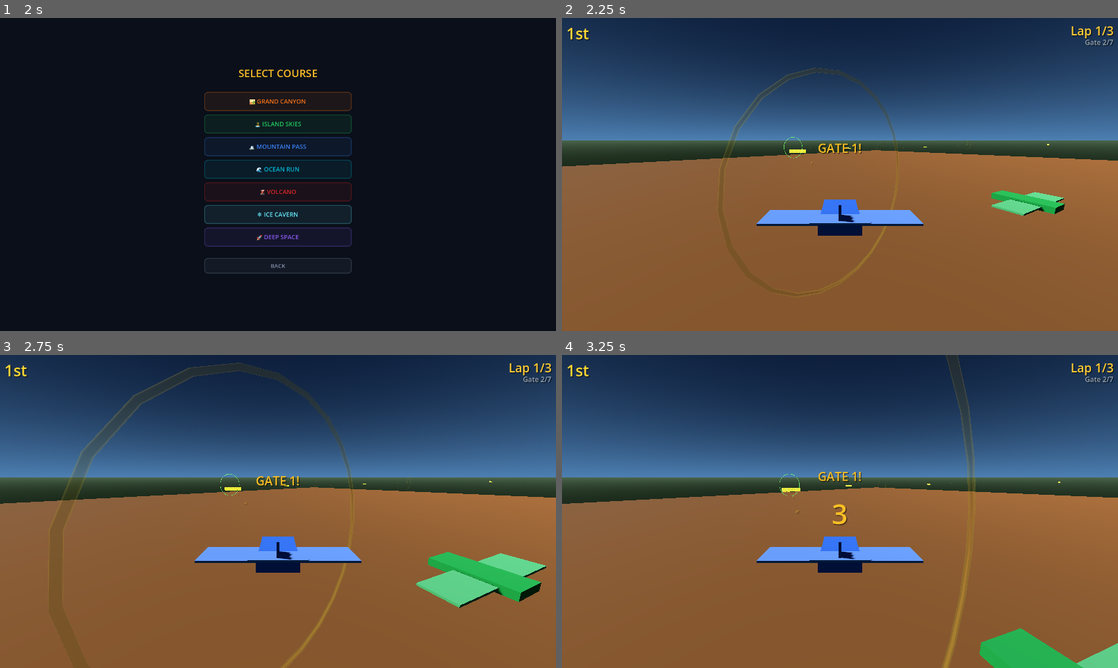
Above: before the commit, frames 1-4 (two rows, left to right).
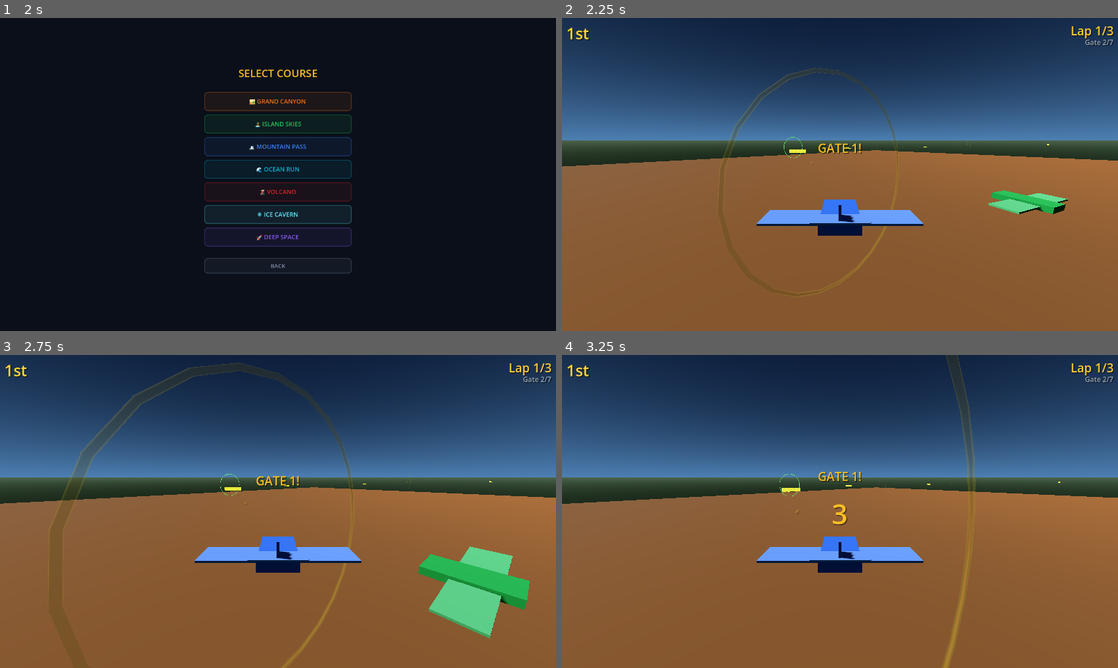
Above: after the commit, the same moments.

Repository: withdoron/ephraim-games
Game: Godot game, scene res://node_3d.tscn
Two runs of this game, one before a commit and one after it. Both use one fixed random seed, a clock stepped at 60 frames per second and the inputs below.
Inputs (mouse positions are in pixels of both pictures, inside the frame that each line leads up to):
- Up to frame 1 (2 s): click "RACE" at 0.5 s; click "1 PLAYER" at 1.25 s
- Up to frame 2 (2.25 s): click "🏜️ GRAND CANYON" at 2 s
- Up to frame 3 (2.75 s): no input
- Up to frame 4 (3.25 s): tap Enter at 2.75 s; move the mouse to (962, 495) at 2.77 s; hold Right (ui_right) from 2.78 s (still down); tap P at 2.85 s; click (962, 495) at 2.92 s; tap Space at 3.02 s

Frame 1 is identical in both runs. In frame 2, 0.1% of the frame differs, in the area x 76-91%, y 55-64%; in frame 3, 2.6%, in the area x 74-99%, y 61-91%; in frame 4, 1.8%.

Commit message:
RINGSTORM-GODOT: fix inverted pitch and turning
Player turning: swapped A/D keyboard mapping — A now sets turn_input
negative (rotate_y positive = turn left), D sets positive (rotate_y
negative = turn right). Gamepad stick X no longer negated — positive
stick X = right = positive turn_input. Visual roll: negated in
rotation.z so turning right tilts right wing down.

NPC steering: negated rotate_y call — positive yaw_diff means target
is to the right, but rotate_y(positive) turns left in Godot, so
rotate_y(-turn_amount) now correctly turns toward the target. Roll
visual signs fixed to match turn direction.

Pitch was already correct: W = positive pitch_input = positive
pitch_angle = sin(positive) = velocity.y positive = goes up.
rotation.x = -pitch_angle = negative = nose up in Godot.

Co-Authored-By: Claude Opus 4.6 (1M context) <noreply@anthropic.com>

Diff:
--- a/ringstorm/new-game-project/scripts/npc_plane.gd
+++ b/ringstorm/new-game-project/scripts/npc_plane.gd
@@ -155,9 +155,10 @@
 
 	var tumble_mul = 0.2 if tumble_timer > 0 else 1.0
 	# Turn toward target — proportional steering
+	# Negate because rotate_y(positive) = turn LEFT in Godot, but positive yaw_diff = target is RIGHT
 	var turn_amount = clamp(yaw_diff * 2.0, -2.5, 2.5) * tumble_mul / 60.0
-	rotate_y(turn_amount)
-	roll_value = lerp(roll_value, -turn_amount * 15.0, 0.1)
+	rotate_y(-turn_amount)
+	roll_value = lerp(roll_value, turn_amount * 15.0, 0.1)  # Bank into the turn
 
 	# Pitch toward target altitude
 	var pitch_target = clamp(to_target.y / max(20.0, dH) * 0.8, -0.5, 0.5) * tumble_mul
@@ -182,8 +183,8 @@
 	move_and_slide()
 
 	# Visual pitch and roll
-	rotation.x = -pitch_angle
-	rotation.z = roll_value
+	rotation.x = -pitch_angle  # Positive pitch = nose up = negative rotation.x
+	rotation.z = -roll_value  # Turning right = positive roll_value = tilt right = negative rotation.z
 
 	# NPC weapon use — ported from lines 995-997
 	if weapon != "" and randf() < 0.01:
--- a/ringstorm/new-game-project/scripts/player_plane.gd
+++ b/ringstorm/new-game-project/scripts/player_plane.gd
@@ -91,15 +91,15 @@
 	var want_fire = false
 	var brake = false
 
-	# Keyboard
+	# Keyboard — A=left (positive rotate_y), D=right (negative rotate_y)
 	if Input.is_key_pressed(KEY_A):
-		turn_input += 1.0
+		turn_input -= 1.0  # Left = negative (will become positive rotate_y)
 	if Input.is_key_pressed(KEY_D):
-		turn_input -= 1.0
+		turn_input += 1.0  # Right = positive (will become negative rotate_y)
 	if Input.is_key_pressed(KEY_W):
-		pitch_input += 1.0
+		pitch_input += 1.0  # Up
 	if Input.is_key_pressed(KEY_S):
-		pitch_input -= 0.8  # Slightly weaker dive, matching browser -20*D vs 25*D
+		pitch_input -= 0.8  # Down
 	if Input.is_key_pressed(KEY_SPACE):
 		want_fire = true
 	if Input.is_key_pressed(KEY_SHIFT):
@@ -109,7 +109,7 @@
 	var gp_x = Input.get_joy_axis(0, JOY_AXIS_LEFT_X)
 	var gp_y = Input.get_joy_axis(0, JOY_AXIS_LEFT_Y)
 	if abs(gp_x) > S.deadzone_x:
-		turn_input = -gp_x * S.stick_sensitivity
+		turn_input = gp_x * S.stick_sensitivity  # Positive X = right = positive turn_input
 	if abs(gp_y) > S.deadzone_y:
 		pitch_input = -gp_y * S.pitch_sensitivity
 		if S.invert_y_p1:
@@ -151,7 +151,7 @@
 		pitch_target = 0.0  # Level out when no input
 	pitch_angle = lerp(pitch_angle, pitch_target, delta * 5.0)
 	pitch_angle = clamp(pitch_angle, deg_to_rad(-50), deg_to_rad(50))
-	# Roll: bank into turns
+	# Roll: bank into turns — turn right (positive) = roll right (negative rotation.z)
 	var roll_target = turn_input * deg_to_rad(35) * tumble_mul
 	roll_value = lerp(roll_value, roll_target, delta * 4.0)
 	if tumble_timer > 0:
@@ -195,8 +195,8 @@
 	move_and_slide()
 
 	# Apply visual pitch and roll (yaw is handled by rotate_y above)
-	rotation.x = -pitch_angle  # Nose up/down
-	rotation.z = -(roll_value + trick_roll)  # Banking
+	rotation.x = -pitch_angle  # Positive pitch_angle = nose UP = negative rotation.x in Godot
+	rotation.z = -(roll_value + trick_roll)  # Turning right (+roll_value) = tilt right wing down (-rotation.z)
 
 	# --- FIRE WEAPON --- ported from lines 1057-1086
 	if fire_cooldown > 0:
